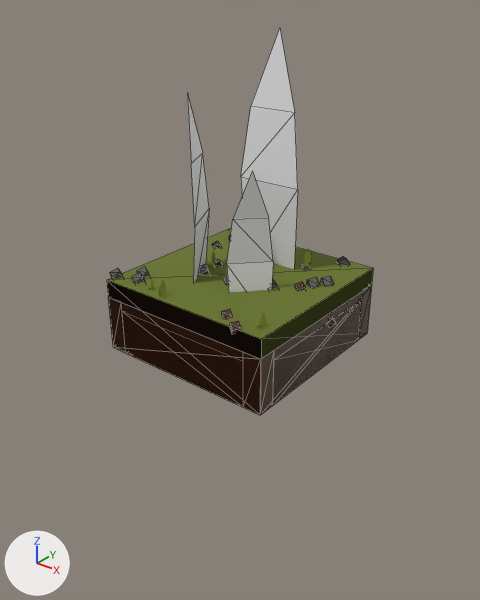
Two versions of the glTF model assets/exports/GameAssets.glb, one commit apart.
Rendered twice from a camera (50 mm lens) standing at (2.0, -2.53, 1.81) and looking at (0.0, -0.02, 0.26). Every picture has the same lights, and +X, +Y and +Z are marked at lower left. Mesh edges are drawn as thin lines on the coarser meshes. Where no turn or scale is listed for an object, it has been applied to the vertices.

Objects in the first picture: 'Block Grass 1', 'Block Ground 2', 'Grass 1', 'Raised Bed I', 'Raised Bed L', 'Raised Bed U'.
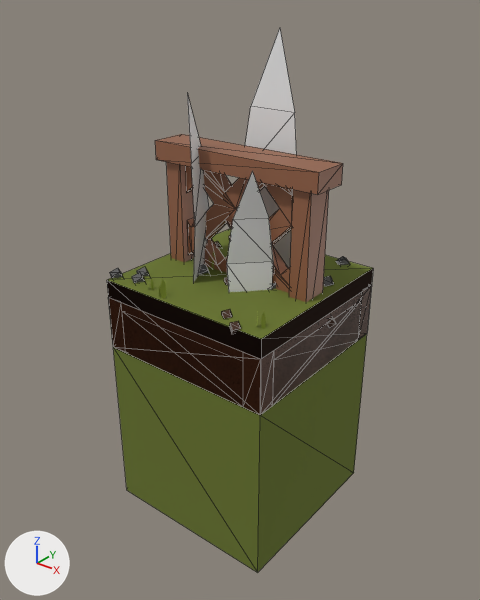
Commit message: feat: Added entity: Shade

Boxes (x1, y1, x2, y2) around the edits, measured in the pictures (480 x 600 px):
'Gound Cube', added (green): after (113, 334, 367, 573)
'Shade Solo', added (brown): after (155, 134, 343, 302)

What changed in the scene script:
```text
Add me_shade_solo:
    me_shade_solo.from_pydata(...)  # 134 vertices, 268 faces; spans x -0.5..0.5, y -0.1..0.1, z -1.0..0.05
    me_shade_solo.materials.append(mat_material_planks)  # brown #956247
Add me_ground_cube:
    me_ground_cube.from_pydata(...)  # a box spanning x -0.5..0.5, y -0.5..0.5, z -0.5..0.5
    me_ground_cube.materials.append(mat_material_grass)  # dark green #687529
Add ob_shade_solo:
    ob_shade_solo = bpy.data.objects.new('Shade Solo', me_shade_solo)
    ob_shade_solo.location = (0.0, 0.0, 1.0)
Add ob_gound_cube:
    ob_gound_cube = bpy.data.objects.new('Gound Cube', me_ground_cube)
    ob_gound_cube.location = (0.0, 0.0, -0.5)
```
